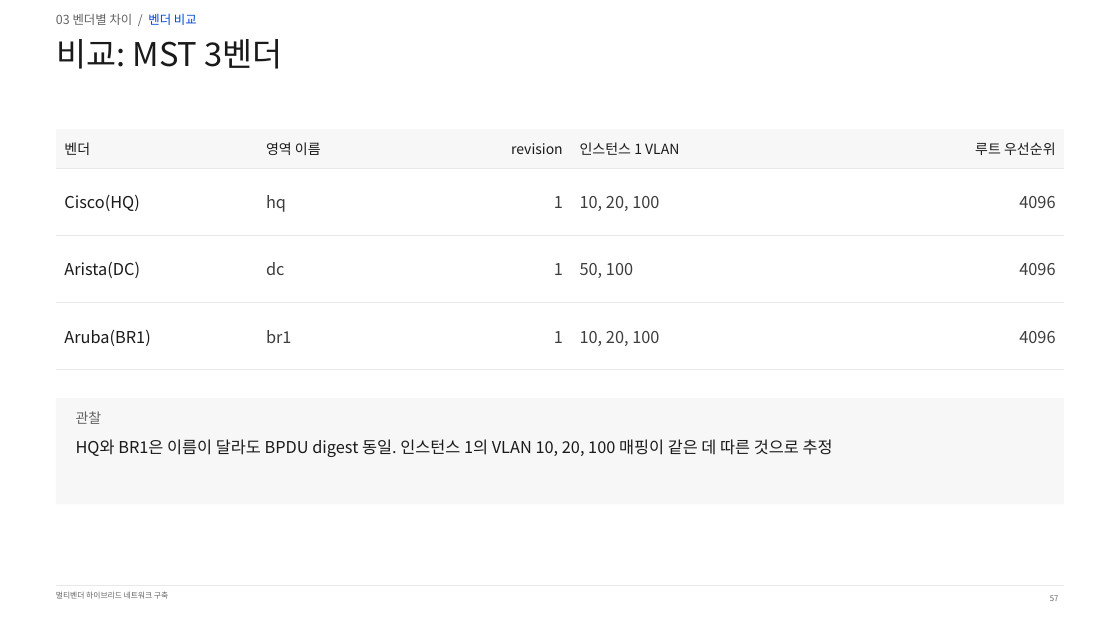
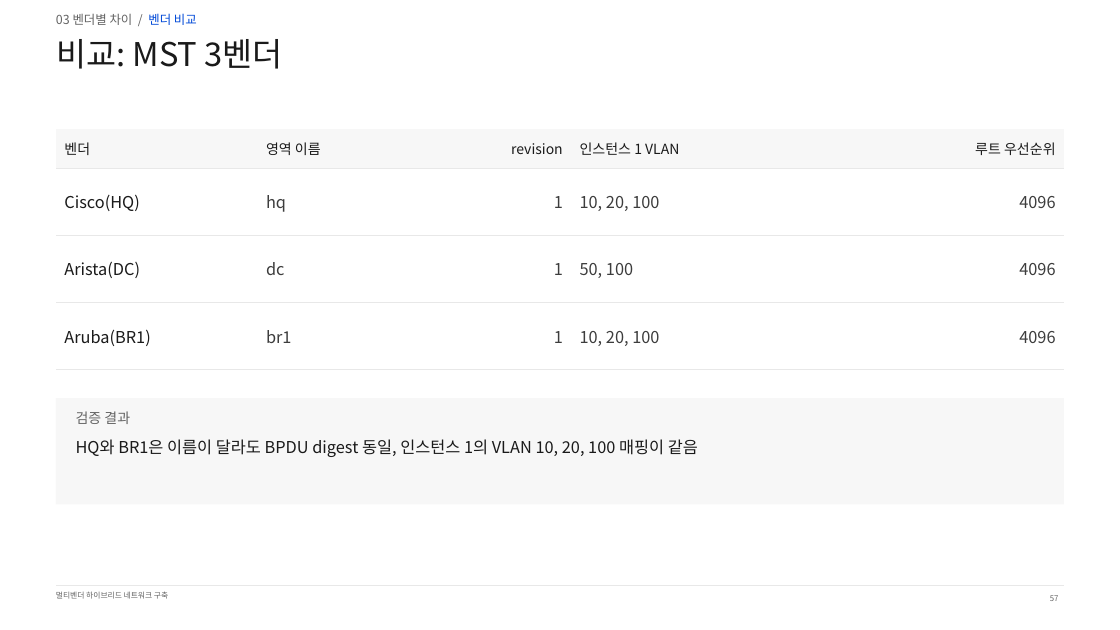
Before and after one commit to KSNAM97/multivendor-wan-dmvpn-mpls-lab, a slide deck: slide 57 of ppt/최종/멀티벤더_하이브리드_WAN_구축_남기석_261020.pptx. Drawn at 1120x630 pixels with LibreOffice and Linux fonts; fonts in the diff are those of the drawing. Boxes give left, top, right and bottom in pixels: in the first picture for what was removed or moved away, otherwise in the second. Text is boxed around its words. In the diff, an @@ line names an element or a change of style, - is before the commit and + after.

```diff
--- a/ppt/최종/멀티벤더_하이브리드_WAN_구축_남기석_261020.pptx
+++ b/ppt/최종/멀티벤더_하이브리드_WAN_구축_남기석_261020.pptx
@@ text at [76, 411, 130, 424]: text changed @@
-관찰
+검증 결과
@@ text at [76, 439, 698, 457]: text changed @@
-HQ와 BR1은 이름이 달라도 BPDU digest 동일. 인스턴스 1의 VLAN 10, 20, 100 매핑이 같은 데 따른 것으로 추정
+HQ와 BR1은 이름이 달라도 BPDU digest 동일, 인스턴스 1의 VLAN 10, 20, 100 매핑이 같음
```
Also in this commit, not shown: 42 other slides changed, 1 other file.
